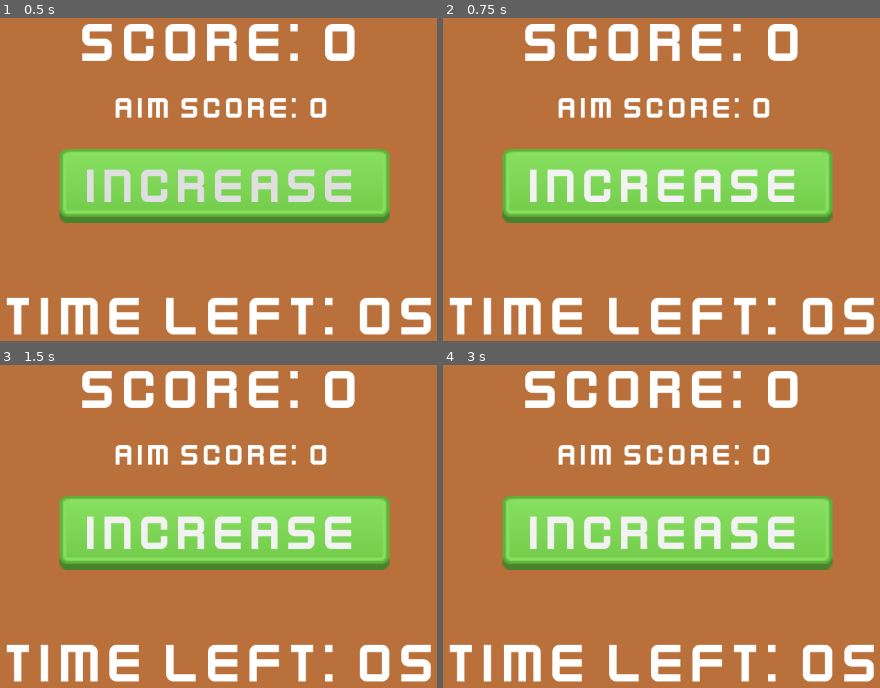
Above: before the commit, frames 1-4 (two rows, left to right).
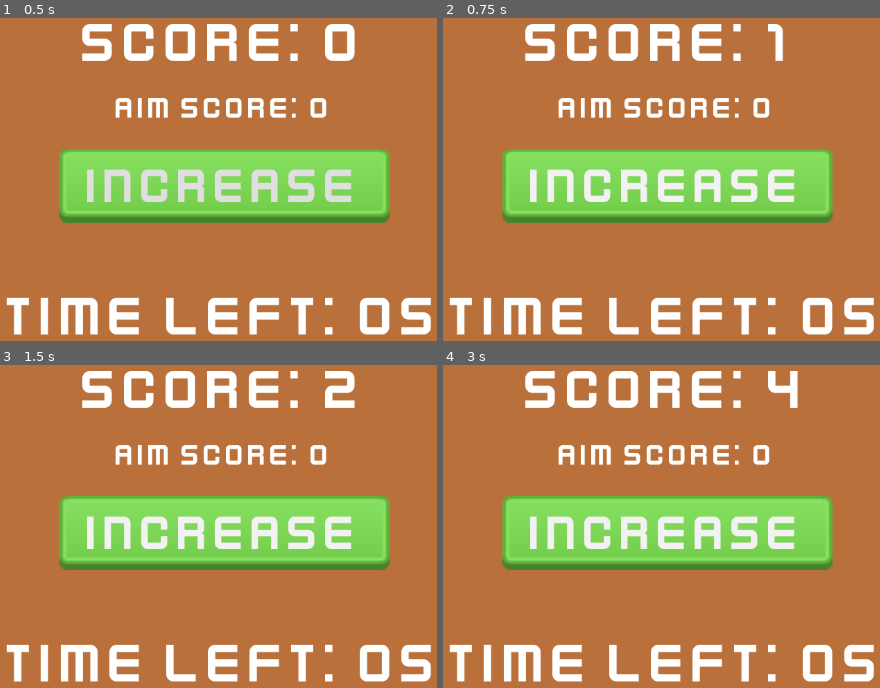
Above: after the commit, the same moments.

Repository: dspad/GodotMobileProject
Game: Godot game, scene res://Main.tscn
Two runs of this game, one before a commit and one after it. Both use one fixed random seed, a clock stepped at 60 frames per second and the inputs below. The project has no main scene, so this scene is started directly.
Inputs:
- Up to frame 1 (0.5 s): no input
- Up to frame 2 (0.75 s): click "Increase" at 0.5 s
- Up to frame 3 (1.5 s): click "Increase" at 1.25 s
- Up to frame 4 (3 s): click "Increase" at 2 s; tap Enter at 2.75 s

Frame 1 is identical in both runs. In frame 2, 0.6% of the frame differs, in the area x 74-82%, y 1-14%; in frame 3, 0.2%; in frame 4, 0.4%.

Commit message:
Update score label text

Diff:
--- a/main.gd
+++ b/main.gd
@@ -4,3 +4,5 @@
 
 func _on_increase_score_button_pressed() -> void:
 	score += 1
+	$ScoreLabel.text = "Score: " + str(score)
+	Input.vibrate_handheld(125)
